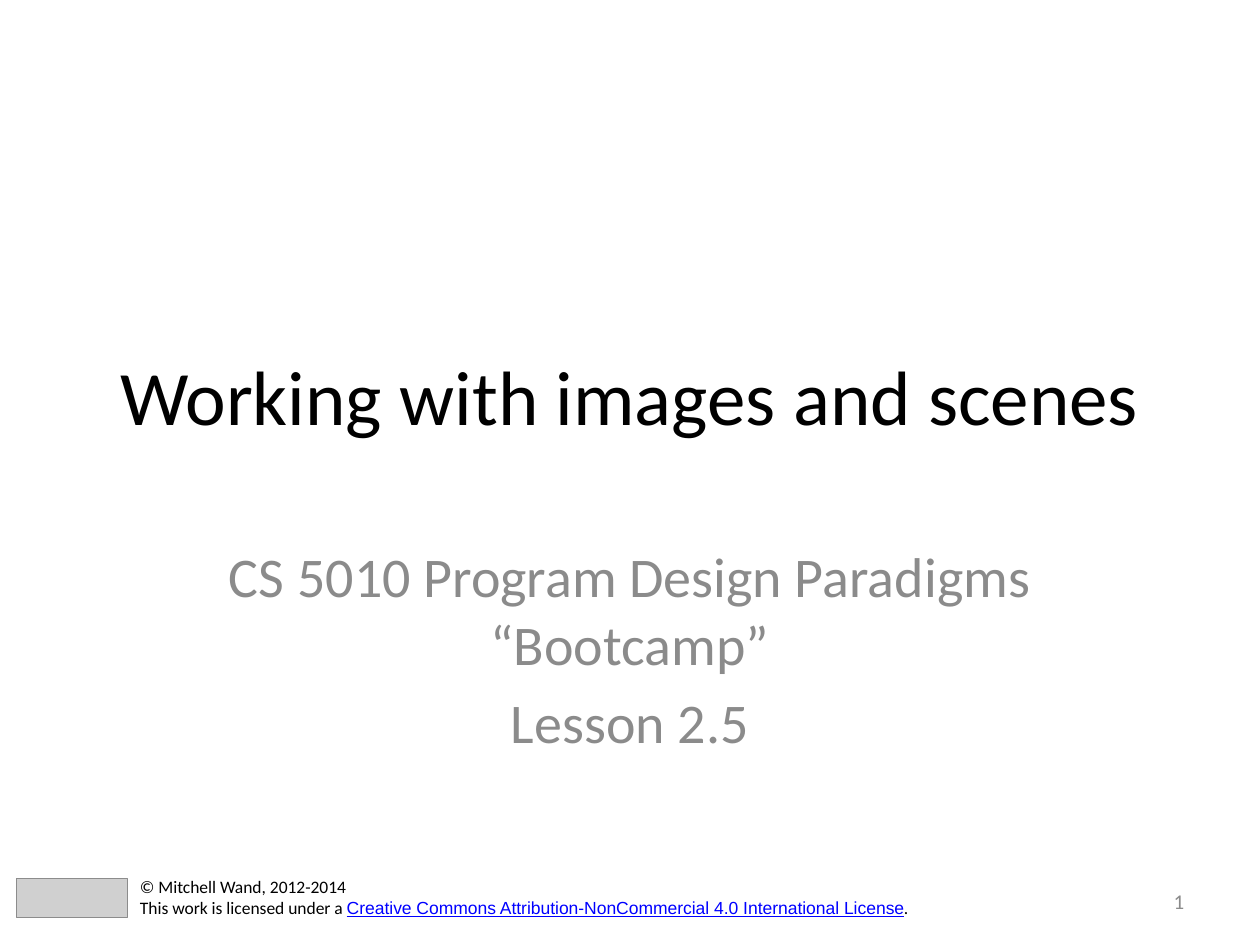
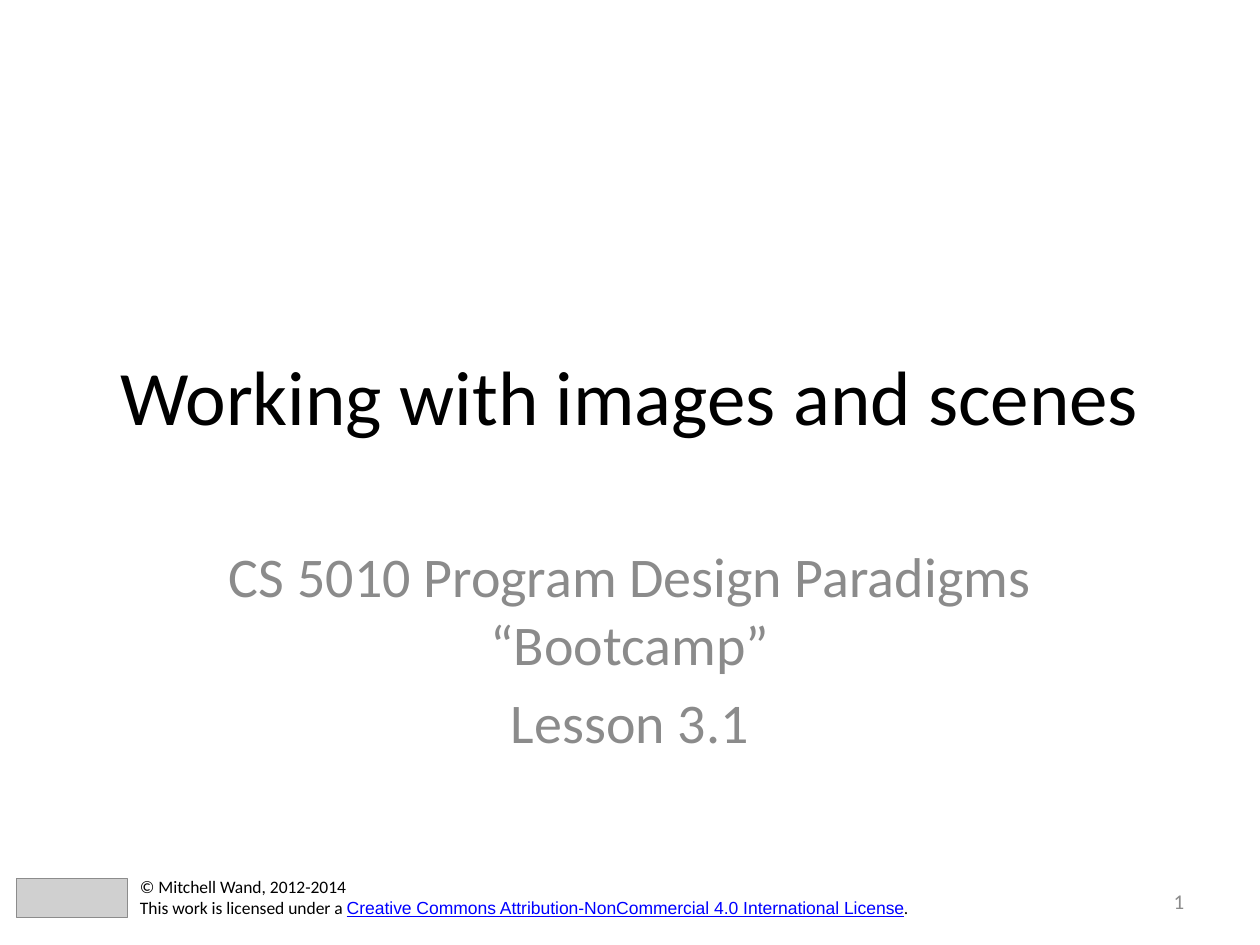
Before and after one commit to mwand/cs5010f17, a slide deck: slide 1 of Slides/Lesson 3.1 Working with images and scenes.pptx. Drawn at 1260x945 pixels with LibreOffice and Linux fonts; fonts in the diff are those of the drawing; grey boxes stand for pictures. Boxes give left, top, right and bottom in pixels: in the first picture for what was removed or moved away, otherwise in the second. Text is boxed around its words. In the diff, an @@ line names an element or a change of style, - is before the commit and + after.

```diff
--- a/Slides/Lesson 3.1 Working with images and scenes.pptx
+++ b/Slides/Lesson 3.1 Working with images and scenes.pptx
@@ subtitle at [511, 707, 749, 744]: text changed @@
-Lesson 2.5
+Lesson 3.1
```
Also in this commit, not shown: 9 other slides changed, 2 slides added, 1 slide removed, 21 other files.
